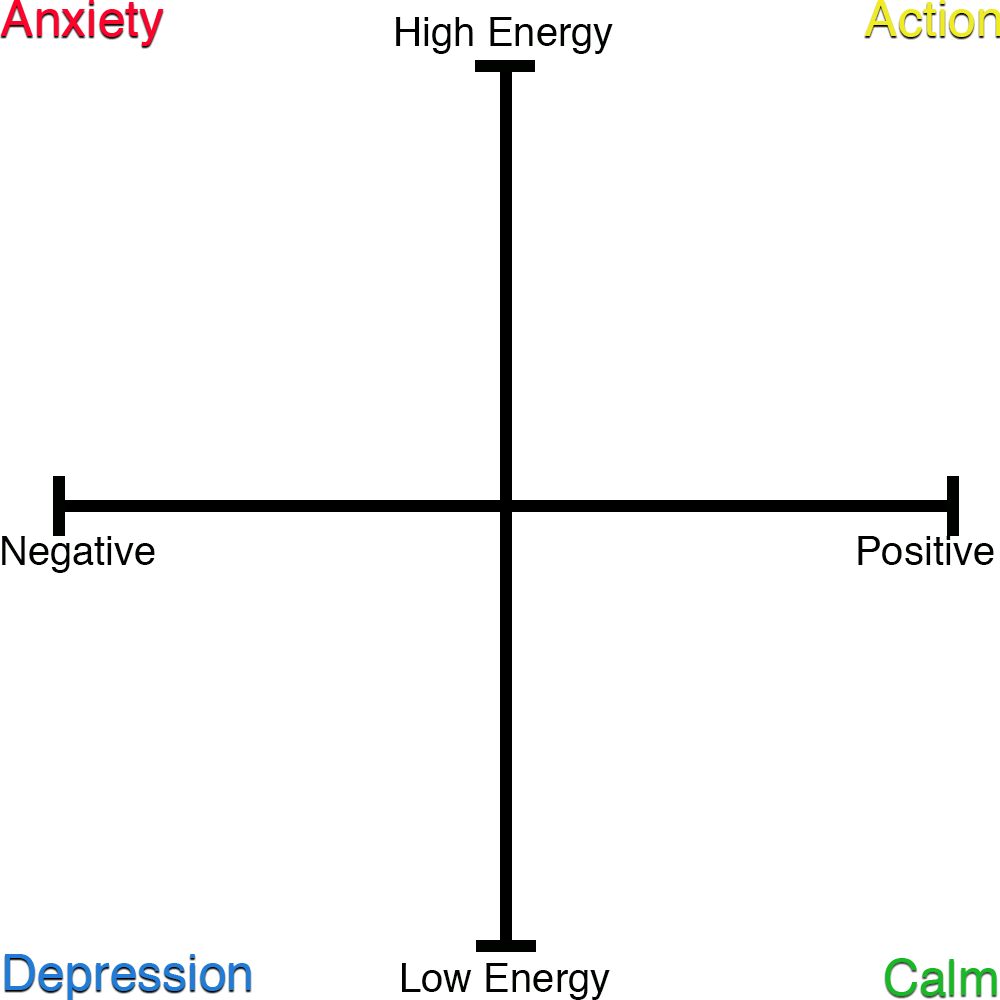
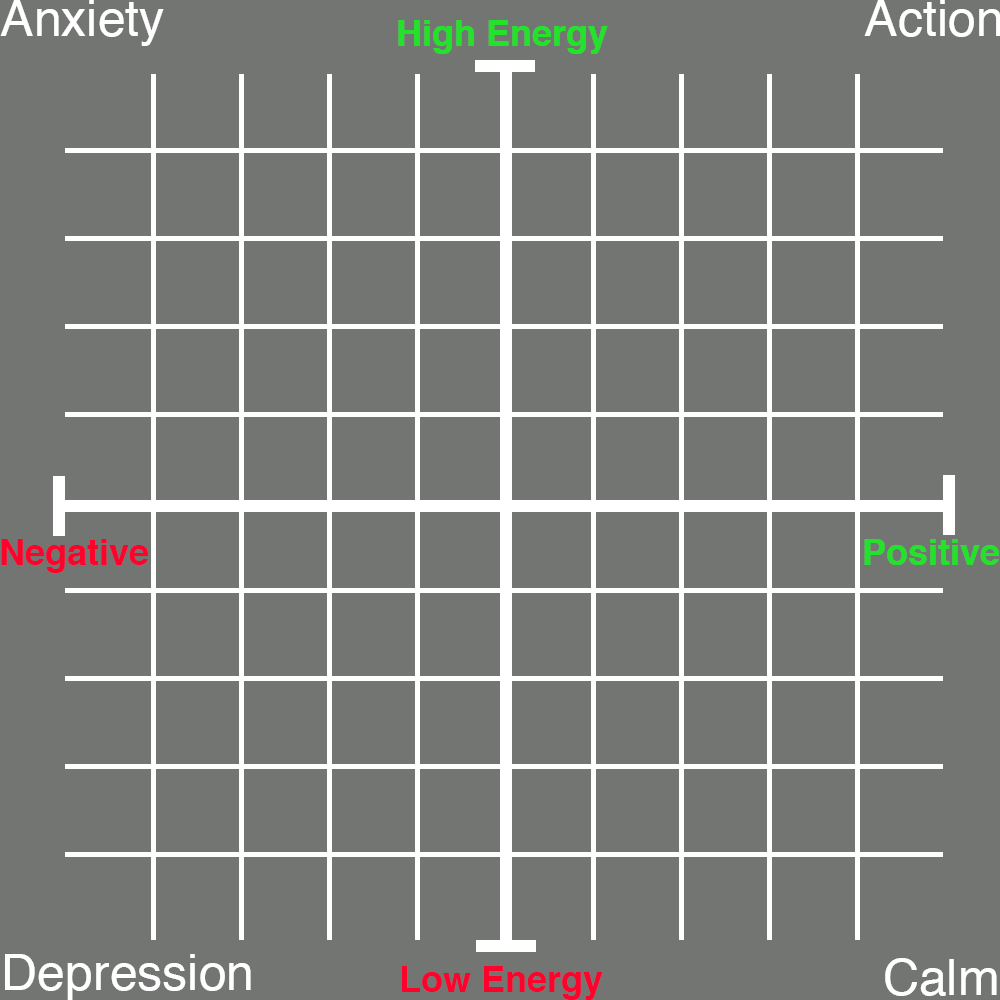
Layered file, before and after one edit (1000x1000). Changes by layer:
painted on "Rectangle 5" over [53, 476, 65, 536]
painted on "Low Energy" over [401, 963, 610, 1000]
painted on "Rectangle 4" over [476, 940, 536, 952]
painted on "High Energy" over [396, 17, 613, 54]
painted on "Rectangle 3" over [475, 60, 535, 72]
painted on "Calm" over [885, 958, 997, 996]
painted on "Depression" over [5, 954, 251, 1000]
painted on "Action" over [864, 0, 1000, 37]
painted on "Anxiety" over [0, 0, 164, 46]
painted on "Rectangle 2" over [500, 65, 512, 946]
removed layer "Rectangle 6" over [947, 476, 959, 536]
added layer "Group 1 copy" above "Rectangle 10" over [65, 74, 943, 940]
added layer "Rectangle 10" above "Positive" over [943, 476, 955, 535]
painted on "Positive" over [858, 536, 999, 565]
painted on "Negative" over [1, 536, 155, 573]
painted on "Rectangle 1" over [57, 500, 953, 512]
added layer "Rectangle 7" (55%) over [0, 0, 1000, 1000]
